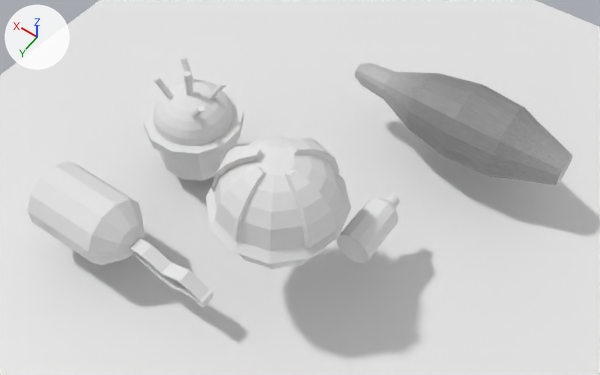
Renders of the Blender file asssets/basic.blend from each side of a commit.
Rendered twice from a 50 mm camera at (-15.9, 25.3, 38.2) aimed at (0.1, 2.9, 3.0). Arrows for +X, +Y and +Z are at upper left; the lights stay in place.

Objects in the first picture: 'Plane', 'mine10', 'mine2', 'mine3', 'mine4', 'mine6'.
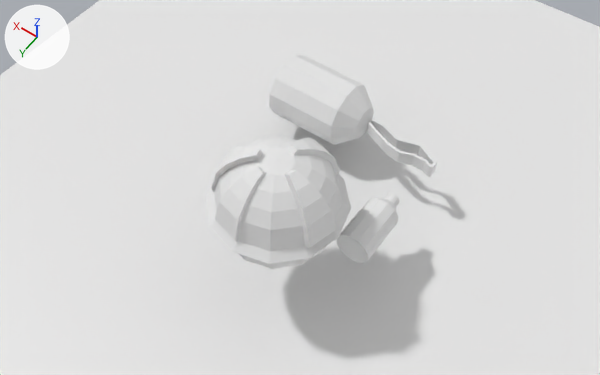
Boxes (x1, y1, x2, y2) around the edits, measured in the pictures (600 x 375 px; the box of a moved part takes in the faces that stretch with it):
'mine6', reshaped, moved
    before: (27, 161, 213, 308)
    after: (269, 55, 437, 177)
'mine4', deleted
    before: (355, 63, 573, 185)
'mine2', deleted
    before: (143, 55, 244, 181)
part 1 of me_mine6, moved or reshaped
    before: (27, 161, 145, 265)
    after: (269, 55, 374, 145)
part 2 of me_mine6, moved or reshaped
    before: (130, 238, 213, 308)
    after: (367, 118, 437, 177)

The change, as a list of edits to the scene's bpy script:
```text
Change me_mine6:
    where me_mine6.from_pydata(...)  # 131 vertices, 254 faces; spans x -7.7..7.7, y -1.9..1.9, z -1.5..1.5
    used by ob_mine6; location = (3.68, 10.31, 1.73); scale = (1.0, 1.0, 1.3)
    me_mine6 part 1: the loose piece of 74 vertices spanning x 1.7..7.7, y -1.9..1.9, z -1.5..1.5 is multiplied about its middle by the matrix ((1.0, 0.0, 0.0), (0.0, -0.081, -1.296), (0.0, 0.767, -0.081))
    me_mine6 part 2: the loose piece of 56 vertices spanning x -3.1..1.7, y -0.4..0.4, z -0.9..0.2 is multiplied about the mesh origin by the matrix ((1.0, 0.0, 0.0), (0.0, -0.081, -1.296), (0.0, 0.767, -0.081))
Change ob_mine6:
    ob_mine6.location: (3.68, 10.31, 1.73) -> (-1.62, -4.22, 1.48)
Remove ob_mine2:
    ob_mine2 = bpy.data.objects.new('mine2', me_cylinder_002)
    ob_mine2.location = (8.57, 1.73, 2.44)
    ob_mine2.scale = (2.9, 2.9, 0.136)
Remove ob_mine4:
    ob_mine4 = bpy.data.objects.new('mine4', me_cylinder)
    ob_mine4.location = (-10.02, -7.16, 2.14)
    ob_mine4.rotation_euler = (0.0, 1.571, 0.0)  # degrees (0, 90, 0)
    ob_mine4.scale = (1.53, 1.53, 1.22)
```
